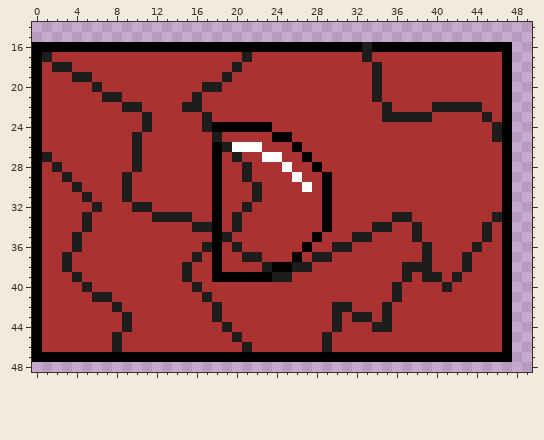
Two versions of one pixel-art file, Assets/Personajes/Destrucion.ase. That is the earlier state.
64x64 pixels, 1 frame. Shown: x 0..49, y 14..48.
Once edited:
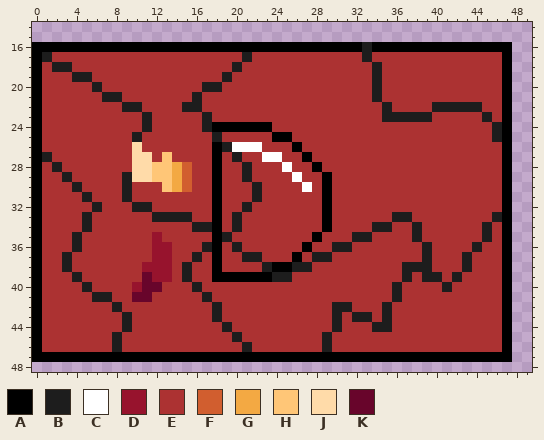
Palette (. is transparent): A #000000  B #1d1d1d  C #ffffff  D #97132d  E #ac3232  F #d15e2f  G #f3a943  H #ffc677  J #ffdba9  K #68052b
Diff:
y 26: x 10 B -> J
y 27: x 10..11 BE -> JJ; x 13 E -> H
y 28: x 10..15 BEEEEE -> JJHHGF
y 29: x 10..15 EEEEEE -> JJHHGF
y 30: x 13..15 EEE -> HGF
y 35: x 12 E -> D
y 36..37: x 12..13 EE -> DD
y 38: x 11..13 EEE -> DDD
y 39: x 11..13 EEE -> KDD
y 40: x 10..12 EEE -> DKK
y 41: x 10..11 EE -> KK
